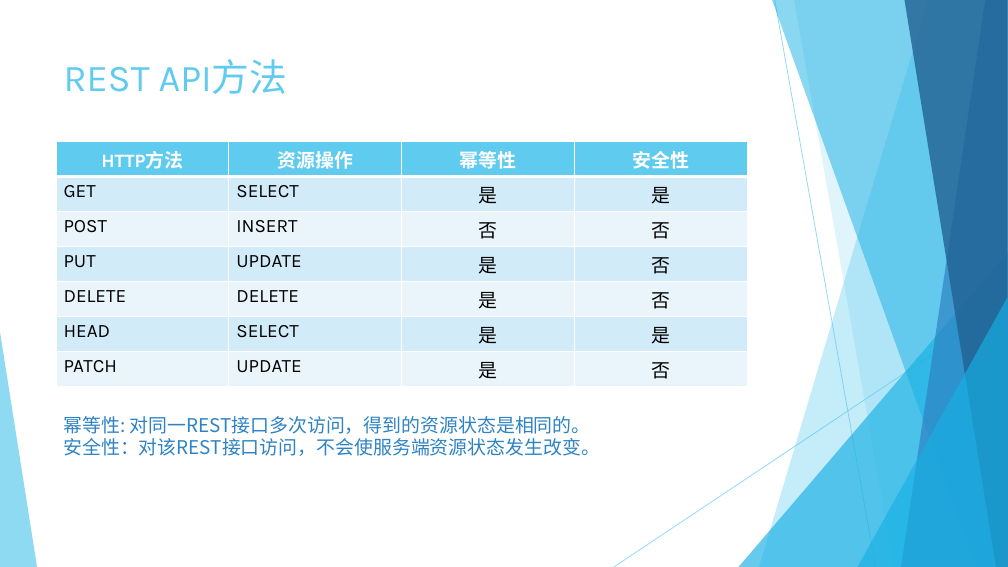
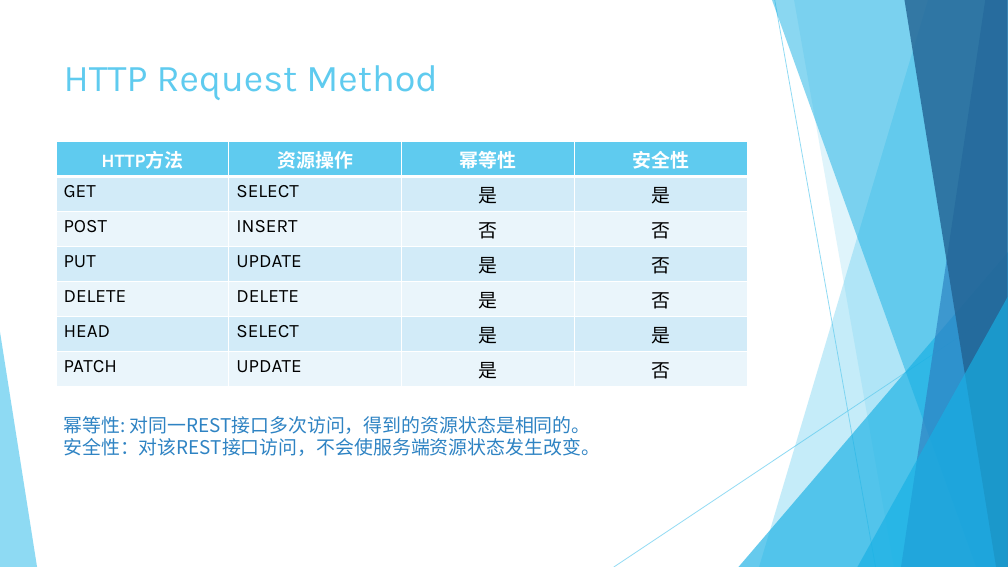
Before and after one commit to Crab2died/micro-boot, a slide deck: slide 11 of rest-api/RESTful.pptx. Drawn at 1008x567 pixels with LibreOffice and Linux fonts; fonts in the diff are those of the drawing. Boxes give left, top, right and bottom in pixels: in the first picture for what was removed or moved away, otherwise in the second. Text is boxed around its words. In the diff, an @@ line names an element or a change of style, - is before the commit and + after.

```diff
--- a/rest-api/RESTful.pptx
+++ b/rest-api/RESTful.pptx
@@ title at bbox=[64, 65, 437, 100]: text changed @@
-REST API方法
+HTTP Request Method
```
Also in this commit, not shown: 8 other slides changed.
